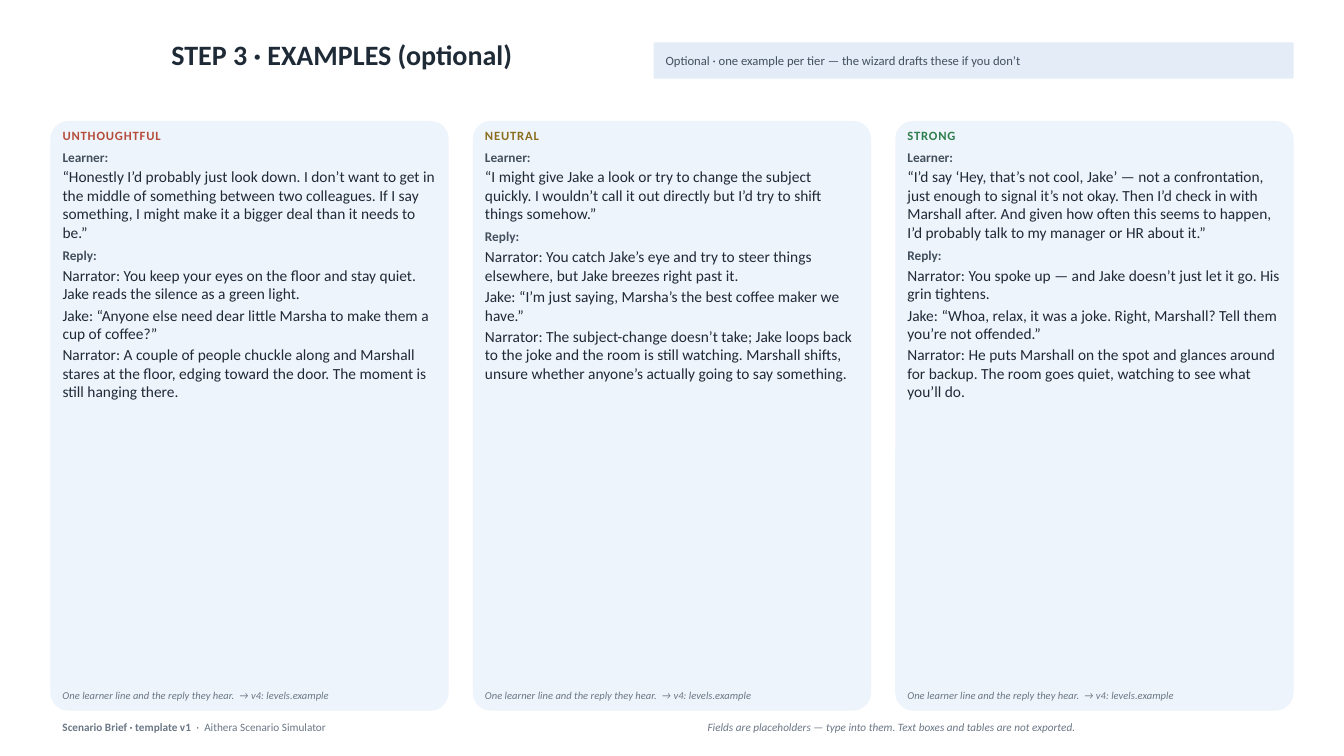
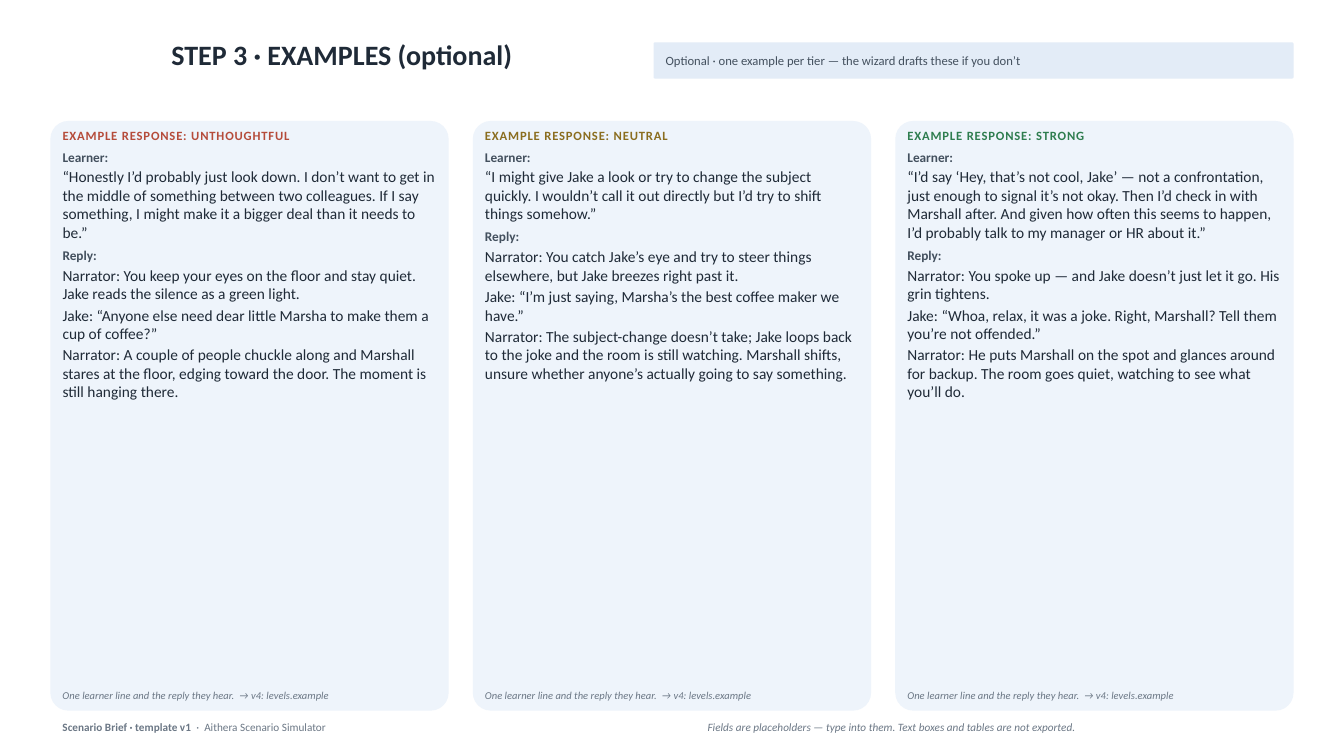
Before and after one commit to chris-alvarez-ctr-vectorsolutions/aithera, a slide deck: slide 9 of products/aithera/scenario-simulator/docs/templates/scenario-brief-example-marshall.pptx. Drawn at 1344x756 pixels with LibreOffice and Linux fonts; fonts in the diff are those of the drawing. Boxes give left, top, right and bottom in pixels: in the first picture for what was removed or moved away, otherwise in the second. Text is boxed around its words. In the diff, an @@ line names an element or a change of style, - is before the commit and + after.

```diff
--- a/products/aithera/scenario-simulator/docs/templates/scenario-brief-example-marshall.pptx
+++ b/products/aithera/scenario-simulator/docs/templates/scenario-brief-example-marshall.pptx
@@ text at [63, 131, 289, 140]: text changed @@
-UNTHOUGHTFUL
+EXAMPLE RESPONSE: UNTHOUGHTFUL
@@ text at [485, 131, 668, 140]: text changed @@
-NEUTRAL
+EXAMPLE RESPONSE: NEUTRAL
@@ text at [907, 131, 1084, 140]: text changed @@
-STRONG
+EXAMPLE RESPONSE: STRONG
```
Also in this commit, not shown: 8 other slides changed, 19 other files.
